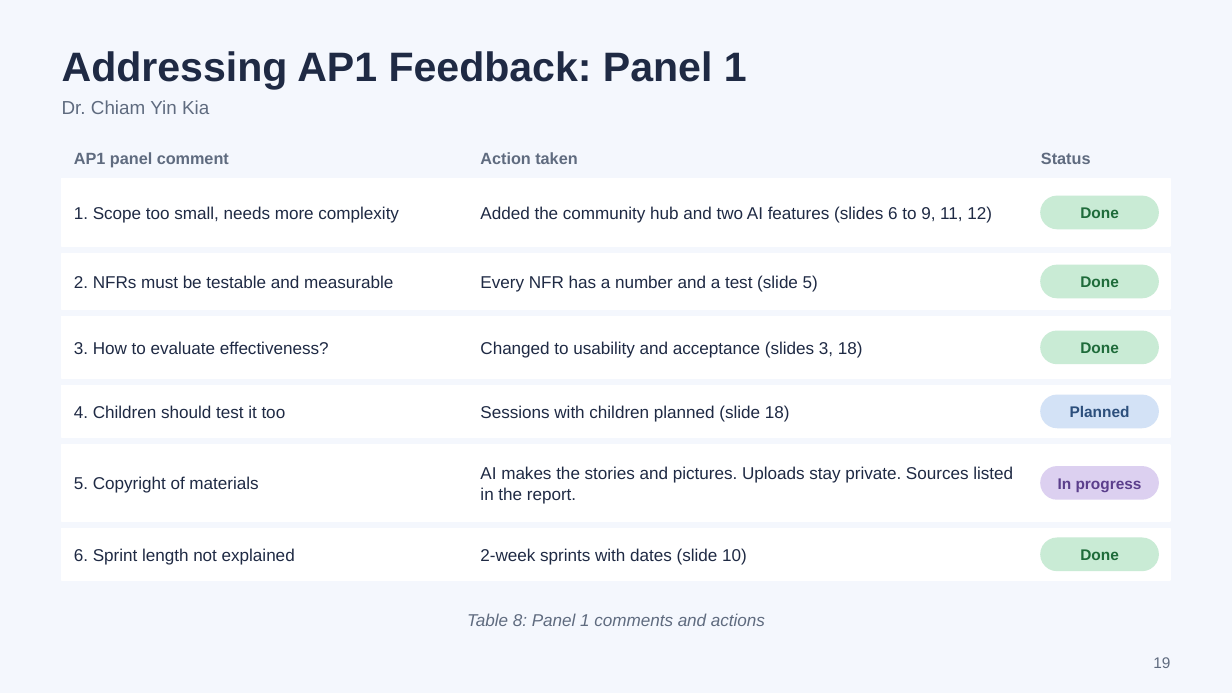
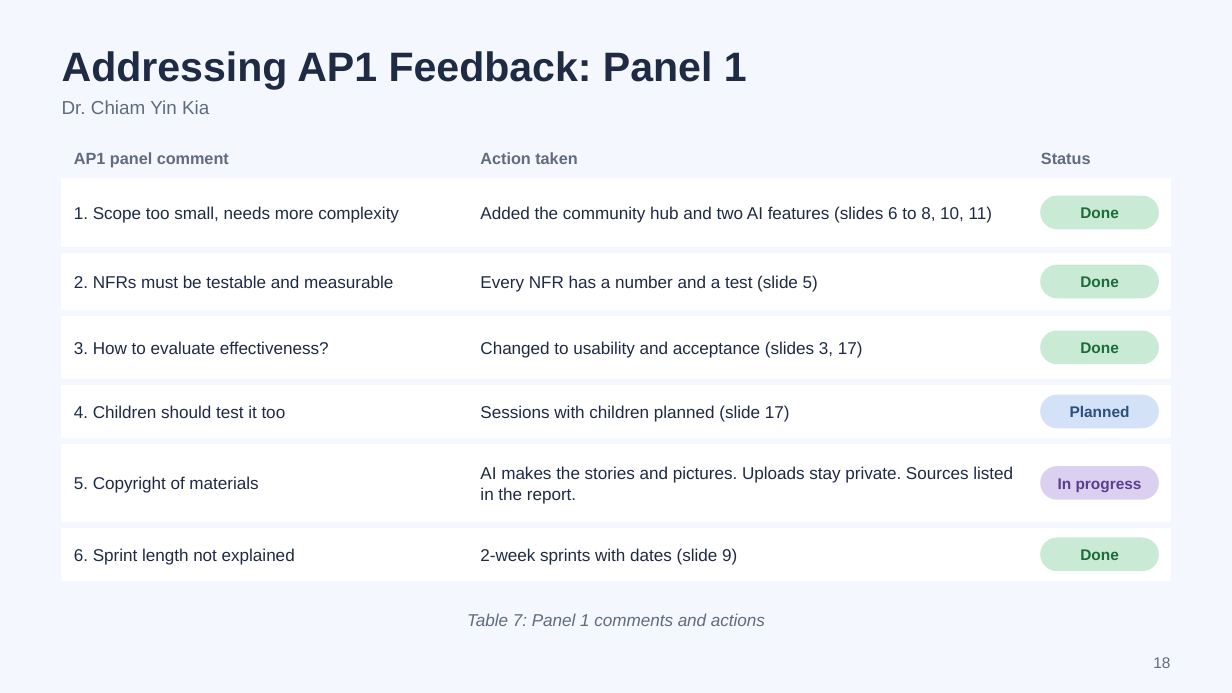
Before and after one commit to scz912/autism_audiobook, a slide deck: slide 18 of deliverables/Visual_Playlist_AP2_Progress.pptx (slide 19 before the commit). Drawn at 1232x693 pixels with LibreOffice and Linux fonts; fonts in the diff are those of the drawing. Boxes give left, top, right and bottom in pixels: in the first picture for what was removed or moved away, otherwise in the second. Text is boxed around its words. In the diff, an @@ line names an element or a change of style, - is before the commit and + after.

```diff
--- a/deliverables/Visual_Playlist_AP2_Progress.pptx
+++ b/deliverables/Visual_Playlist_AP2_Progress.pptx
@@ text at [480, 206, 992, 223]: text changed @@
-Added the community hub and two AI features (slides 6 to 9, 11, 12)
+Added the community hub and two AI features (slides 6 to 8, 10, 11)
@@ text at [480, 341, 863, 358]: text changed @@
-Changed to usability and acceptance (slides 3, 18)
+Changed to usability and acceptance (slides 3, 17)
@@ text at [480, 405, 790, 422]: text changed @@
-Sessions with children planned (slide 18)
+Sessions with children planned (slide 17)
@@ text at [480, 548, 737, 565]: text changed @@
-2-week sprints with dates (slide 10)
+2-week sprints with dates (slide 9)
@@ text at [467, 613, 765, 626]: text changed @@
-Table 8: Panel 1 comments and actions
+Table 7: Panel 1 comments and actions
```
Also in this commit, not shown: 8 other slides changed, 1 slide removed, 1 other file.
